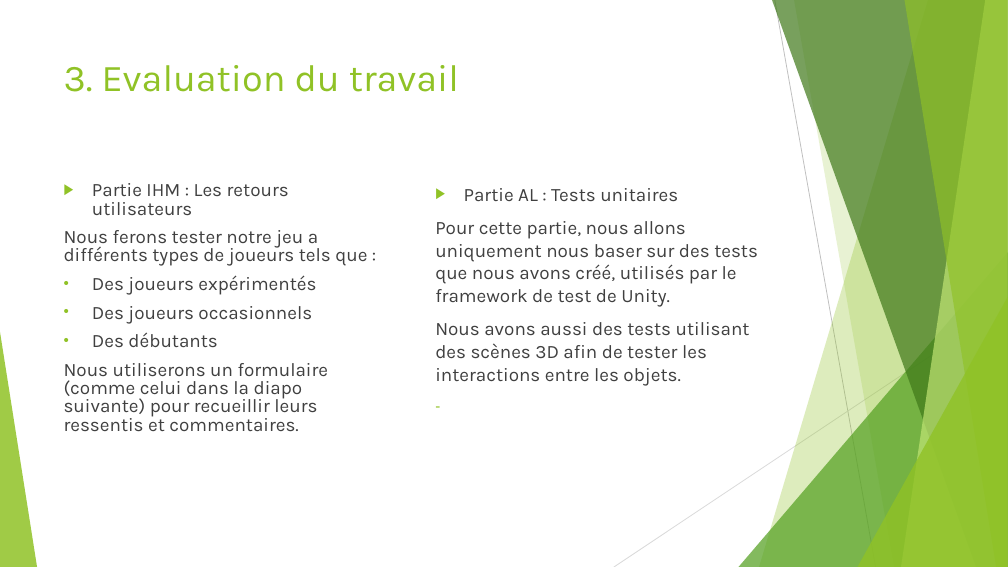
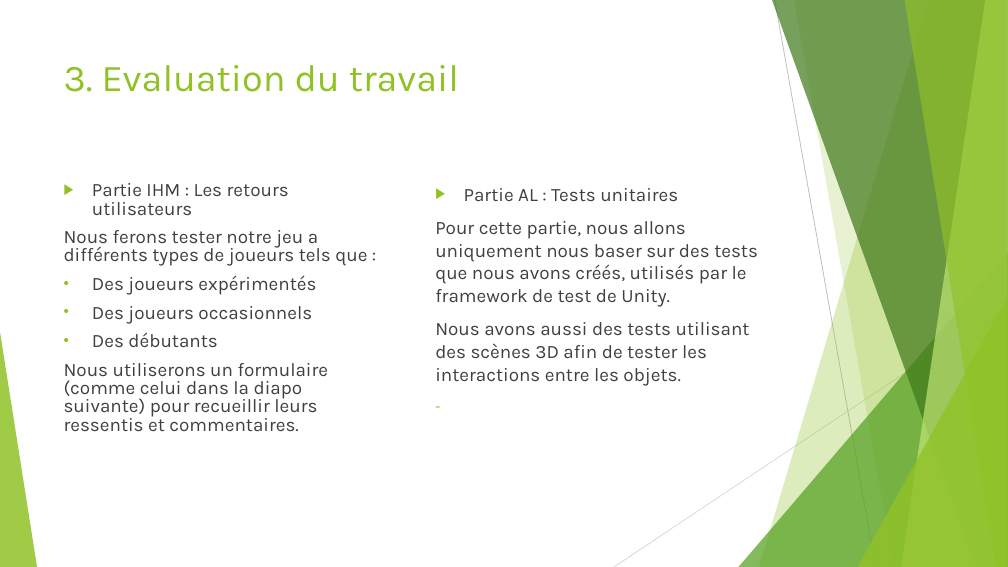
Before and after one commit to PNS-PS7and8/pns-innov1920-pns-innov1920-n, a slide deck: slide 5 of EtatDeLArt.odp. Drawn at 1008x567 pixels with LibreOffice and Linux fonts; fonts in the diff are those of the drawing. Boxes give left, top, right and bottom in pixels: in the first picture for what was removed or moved away, otherwise in the second. Text is boxed around its words. In the diff, an @@ line names an element or a change of style, - is before the commit and + after.

```diff
--- a/EtatDeLArt.odp
+++ b/EtatDeLArt.odp
@@ text at box(435, 221, 758, 307): text changed @@
-Pour cette partie, nous allons uniquement nous baser sur des tests que nous avons créé, utilisés par le framework de test de Unity.
+Pour cette partie, nous allons uniquement nous baser sur des tests que nous avons créés, utilisés par le framework de test de Unity.
```
Also in this commit, not shown: 1 other slide changed.
